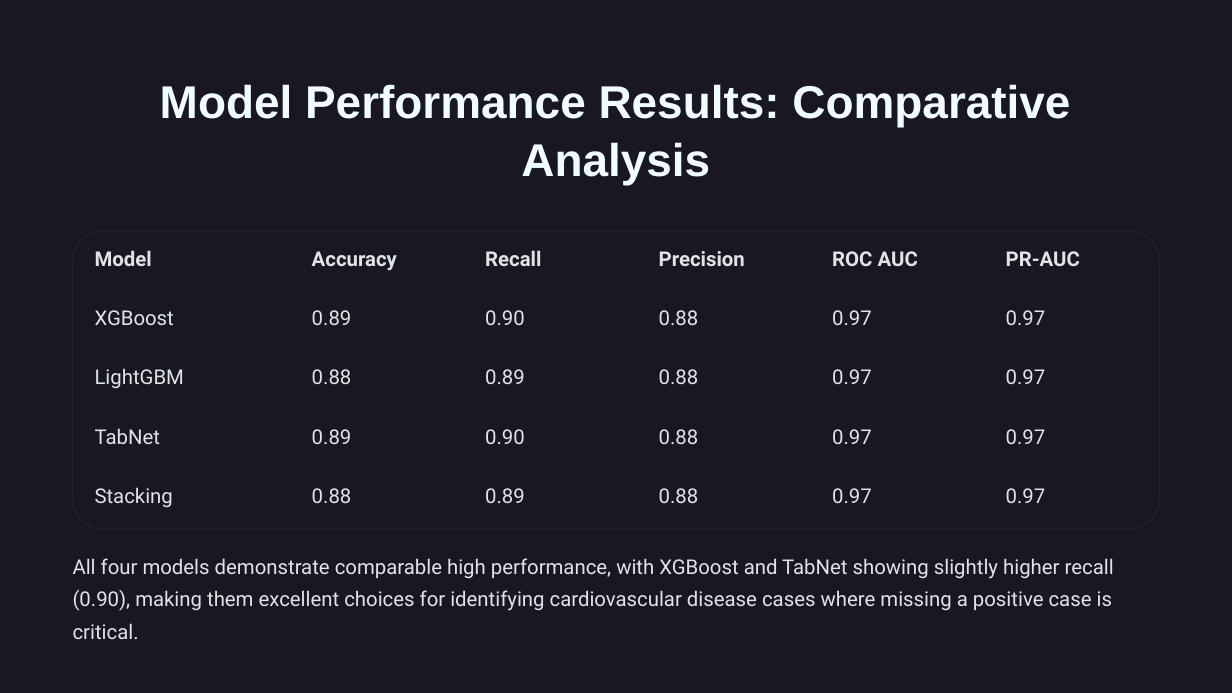
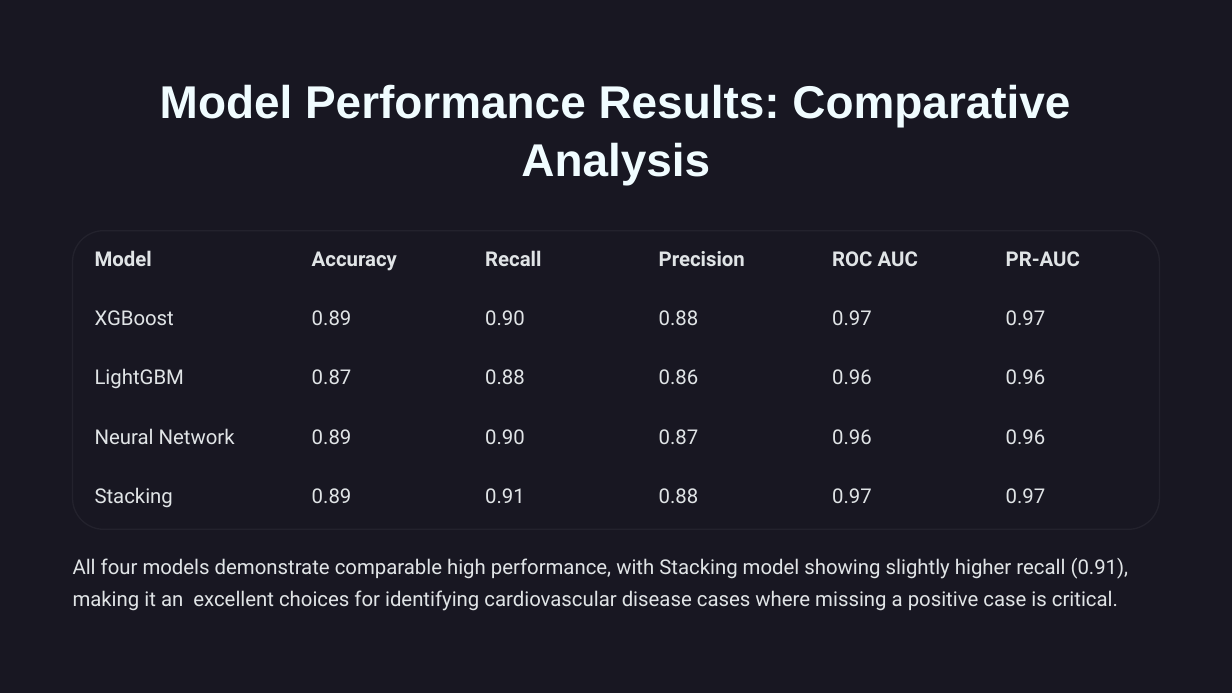
Before and after one commit to shivansh-dhakad/NAVKALPANA-RICR-NK-0046, a slide deck: slide 6 of DOCS/Final-PPT-CardioShield-AI.pptx. Drawn at 1232x693 pixels with LibreOffice and Linux fonts; fonts in the diff are those of the drawing; background and template pictures are left out; a plain dark background stands for a picture behind light text. Boxes give left, top, right and bottom in pixels: in the first picture for what was removed or moved away, otherwise in the second. Text is boxed around its words. In the diff, an @@ line names an element or a change of style, - is before the commit and + after.

```diff
--- a/DOCS/Final-PPT-CardioShield-AI.pptx
+++ b/DOCS/Final-PPT-CardioShield-AI.pptx
@@ text at [312,369,352,384]: text changed @@
-0.88
+0.87
@@ text at [485,369,525,384]: text changed @@
-0.89
+0.88
@@ text at [659,369,699,384]: text changed @@
-0.88
+0.86
@@ text at [832,369,872,384]: text changed @@
-0.97
+0.96
@@ text at [1006,369,1046,384]: text changed @@
-0.97
+0.96
@@ text at [95,428,235,444]: text changed @@
-TabNet
+Neural Network
@@ text at [659,429,699,444]: text changed @@
-0.88
+0.87
@@ text at [832,429,872,444]: text changed @@
-0.97
+0.96
@@ text at [1006,429,1046,444]: text changed @@
-0.97
+0.96
@@ text at [312,488,352,503]: text changed @@
-0.88
+0.89
@@ text at [485,488,525,503]: text changed @@
-0.89
+0.91
@@ text at [73,558,1129,611]: text changed @@
-All four models demonstrate comparable high performance, with XGBoost and TabNet showing slightly higher recall (0.90), making them excellent choices for identifying cardiovascular disease cases where missing a positive case is critical.
+All four models demonstrate comparable high performance, with Stacking model showing slightly higher recall (0.91), making it an excellent choices for identifying cardiovascular disease cases where missing a positive case is critical.
```
Also in this commit, not shown: 2 other slides changed.
